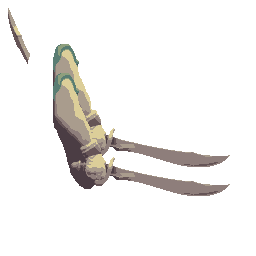
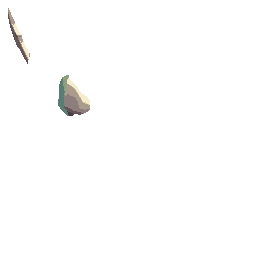
The second 256 x 256 image is a revision of the first. Changes to its layers:
hid "Base" (1st of 2) over [12, 24, 230, 196]
hid "Base" (2nd of 2) over [12, 24, 230, 196]
painted on "Обычный слой 2 (вставлено)" (1st of 2) over [12, 24, 230, 196]